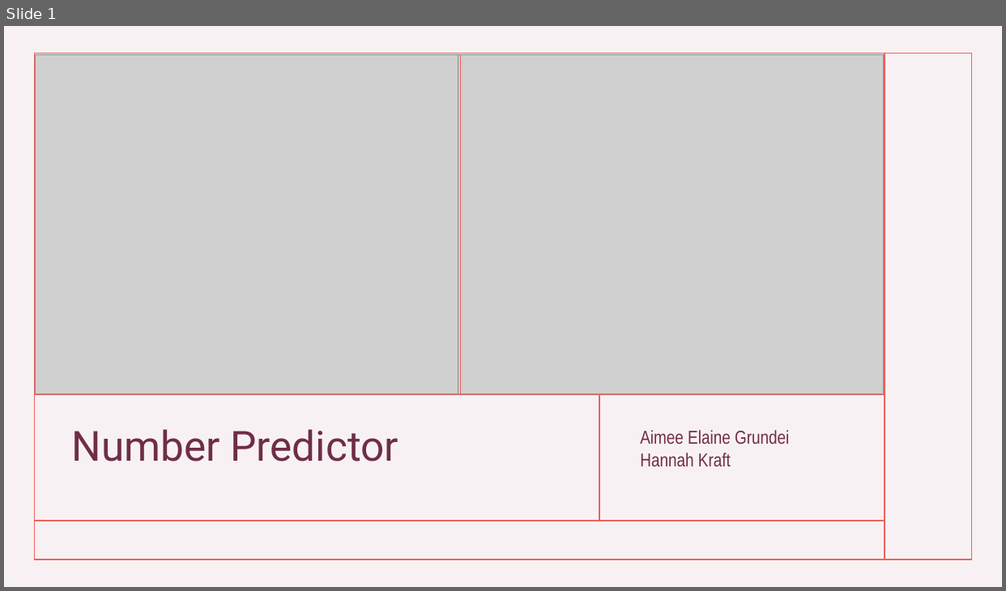
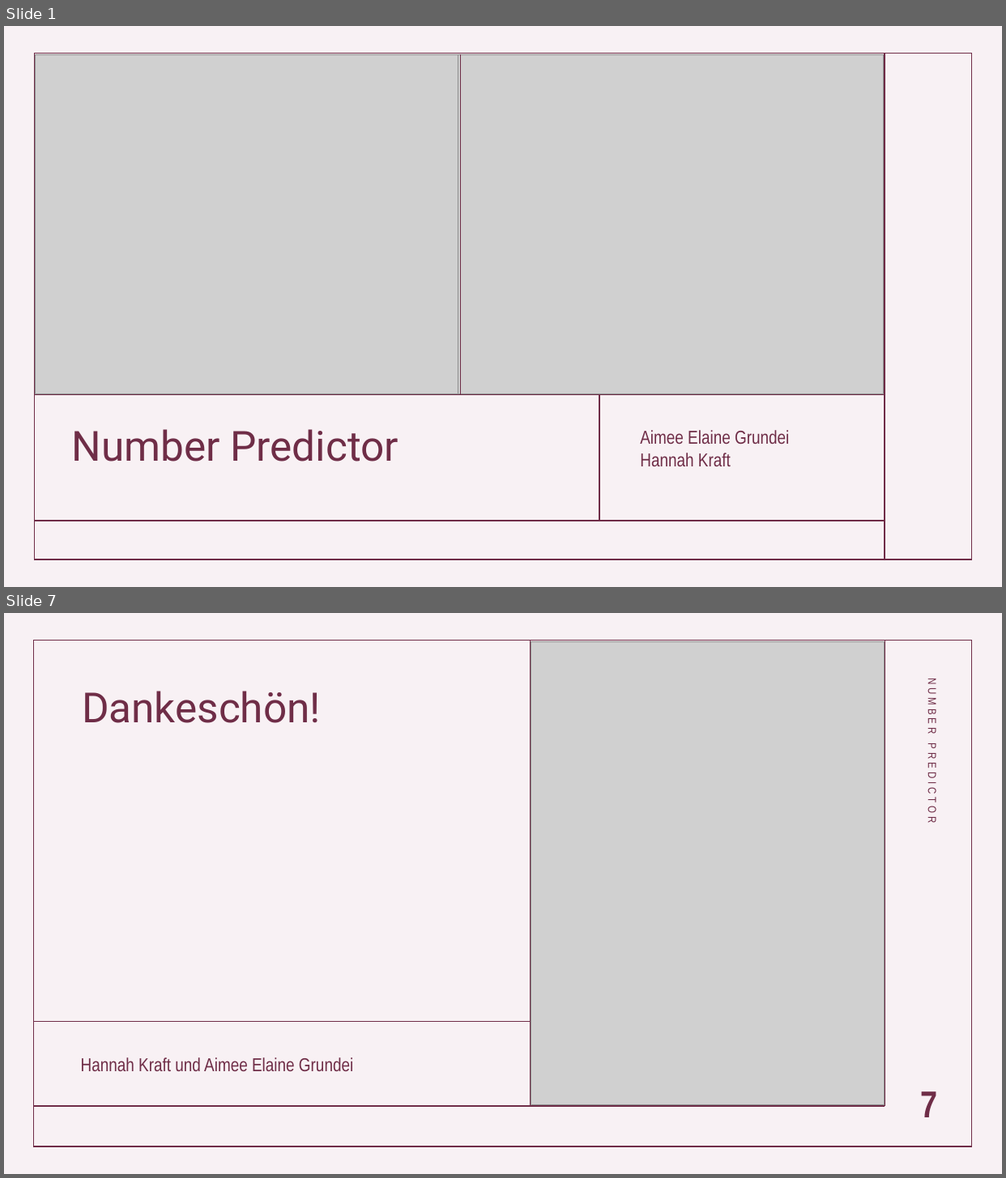
Before and after one commit to AimeeElaineGrundei/project_dski_mnist_dataset, a slide deck: project_documentation/presentation_project_dski.pptx. Shown one above the other, each under a label of ours: slide 1 before the commit, slides 1 and 7 after it; the slides between them are not shown. The pictures are 1006x591 and 1006x1178 pixels, drawn with LibreOffice and Linux fonts; fonts in the diff are those of the drawing; grey boxes stand for pictures. Boxes give left, top, right and bottom in pixels: in the first picture for what was removed or moved away, otherwise in the second. Text is boxed around its words. In the diff, an @@ line names an element or a change of style, - is before the commit and + after.

```diff
--- a/project_documentation/presentation_project_dski.pptx
+++ b/project_documentation/presentation_project_dski.pptx
@@ slide 7 added at box(4, 613, 1002, 1174), background #9E3E65 at 7% opacity @@
@@ rectangle added at box(34, 641, 973, 1148), outline #6F2C47 1 pt @@
@@ line added from (530, 641) to (530, 1106), #6F2C47 1 pt @@
@@ picture added at box(531, 641, 884, 1105) @@
@@ line added from (885, 641) to (885, 1106), #6F2C47 1 pt @@
@@ text added at box(926, 683, 939, 821), 11 pt, text #6F2D47 @@
+NUMBER PREDICTOR
@@ title added at box(82, 691, 321, 723), 40 pt, text #6F2D47 @@
+Dankeschön!
@@ line added from (34, 1022) to (531, 1022), #6F2C47 1 pt @@
@@ subtitle added at box(81, 1058, 353, 1071), 18 pt, text #6F2D47 @@
+Hannah Kraft und Aimee Elaine Grundei
@@ page number added at box(920, 1092, 937, 1118), 36 pt, text #6F2D47, bold @@
+7
@@ line added from (34, 1106) to (885, 1106), #6F2C47 1 pt @@
@@ slide 1 changed as well @@
@@ rectangle at box(34, 54, 972, 561): outline #ED625F 1 pt to #6F2C47 1 pt @@
@@ line (461, 395) - (461, 54): stroke #ED625F 1 pt to #6F2D47 1 pt @@
@@ line (884, 54) - (884, 560): stroke #ED625F 1 pt to #6F2C47 1 pt @@
@@ line (34, 395) - (884, 395): stroke #ED625F 1 pt to #6F2C47 1 pt @@
@@ line (600, 395) - (600, 522): stroke #ED625F 1 pt to #6F2C47 1 pt @@
@@ line (34, 521) - (884, 521): stroke #ED625F 1 pt to #6F2C47 1 pt @@
```
Also in this commit, not shown: 5 other slides added, 11 slides removed.
